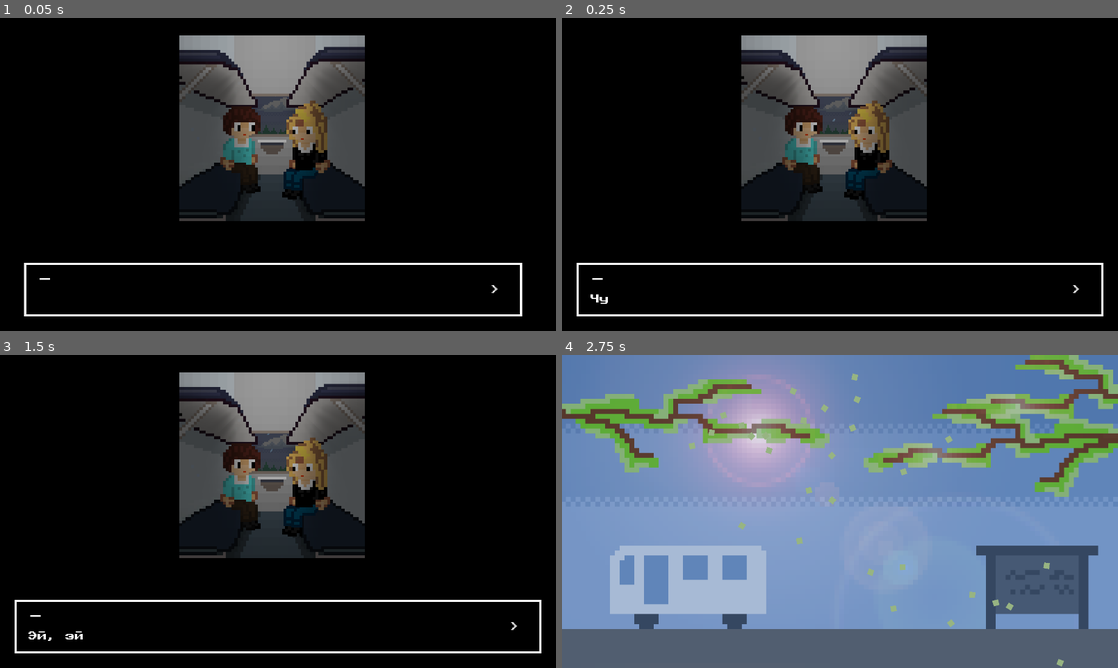
Above: before the commit, frames 1-4 (two rows, left to right).
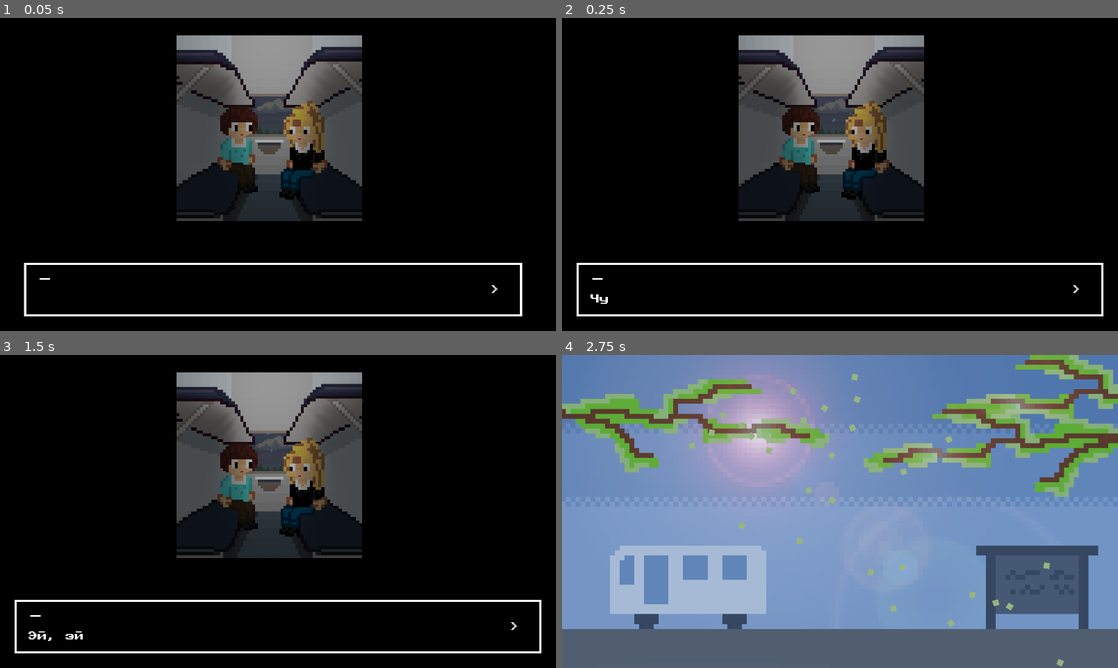
Above: after the commit, the same moments.

Repository: ordinary-dev/student-quest
Game: Godot game, scene res://Scenes/1.beggining/train_inside.tscn
Two runs of this game, one before a commit and one after it. Both use one fixed random seed, a clock stepped at 60 frames per second and the inputs below. This scene is started directly instead of the project's main scene. Sound files missing from this copy of the repository are replaced by a short silence.
Inputs (mouse positions are in pixels of both pictures, inside the frame that each line leads up to):
- Up to frame 1 (0.05 s): no input
- Up to frame 2 (0.25 s): no input
- Up to frame 3 (1.5 s): click ">" at 0.5 s; tap Enter (ui_accept) at 1.25 s; move the mouse to (400, 495) at 1.27 s; hold Right (ui_right) from 1.28 s (still down); click (400, 495) at 1.42 s
- Up to frame 4 (2.75 s): tap Enter (ui_accept) at 1.52, 2.27 s; move the mouse to (728, 527) at 2.02 s; release Right (ui_right) at 2.03 s; hold Down (ui_down) from 2.03 s (still down)

The runs differ from the first frame. In frame 1, 2.7% of the frame differs, in the area x 31-66%, y 5-65%; in frame 2, 2.7%; in frame 3, 2.7%; in frame 4, nothing differs.

Commit message:
Shaking background

Diff:
--- a/Scenes/1.beggining/train_inside.tscn
+++ b/Scenes/1.beggining/train_inside.tscn
@@ -1,9 +1,10 @@
-[gd_scene load_steps=8 format=2]
+[gd_scene load_steps=9 format=2]
 
 [ext_resource path="res://Sprites/backgrounds/inside_the_train.png" type="Texture" id=1]
 [ext_resource path="res://Sprites/light.png" type="Texture" id=2]
 [ext_resource path="res://Sprites/backgrounds/field.png" type="Texture" id=3]
 [ext_resource path="res://Rain.tscn" type="PackedScene" id=4]
+[ext_resource path="res://Scripts/Shake.gd" type="Script" id=5]
 
 [sub_resource type="GDScript" id=1]
 script/source = "extends Node2D
@@ -64,14 +65,15 @@
 
 [node name="Sprite2" type="Sprite" parent="."]
 modulate = Color( 1, 1, 1, 0.14902 )
-position = Vector2( 1012.02, 329.223 )
+position = Vector2( 990.056, 334.16 )
 scale = Vector2( 5, 5 )
 texture = ExtResource( 3 )
 region_enabled = true
 region_rect = Rect2( 6, 3, 60, 35 )
+script = ExtResource( 5 )
 
 [node name="Sprite" type="Sprite" parent="."]
-position = Vector2( 940, 380 )
+position = Vector2( 930.049, 380 )
 scale = Vector2( 5, 5 )
 texture = ExtResource( 1 )
 
--- /dev/null
+++ b/Scripts/Shake.gd
@@ -0,0 +1,31 @@
+extends Sprite
+
+export (float) var max_diff = 3
+export (float) var rand_val = 0.15
+var pos : Vector2
+var mult :float = 0
+
+func _process(delta):
+	if mult < 2:
+		mult += 0.05
+	else:
+		mult = 0
+	var rr = rand_val * mult
+	var dif_x = rand_range(-rr, rr)
+	var dif_y = rand_range(-rr, rr)
+	if dif_x >= 0:
+		if pos.x + max_diff > position.x + dif_x:
+			position.x += dif_x
+	else:
+		if pos.x - max_diff < position.x + dif_x:
+			position.x += dif_x
+	if dif_y >= 0:
+		if pos.y + max_diff > position.y + dif_y:
+			position.y += dif_y
+	else:
+		if pos.y - max_diff < position.y + dif_y:
+			position.y += dif_y
+
+
+func _ready():
+	pos = position
